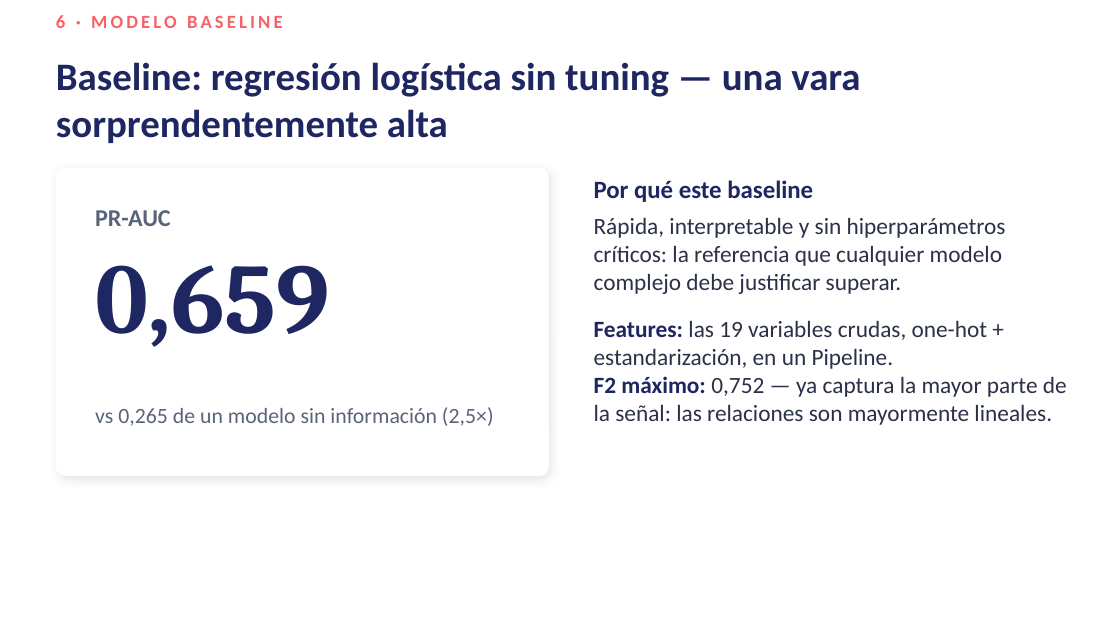
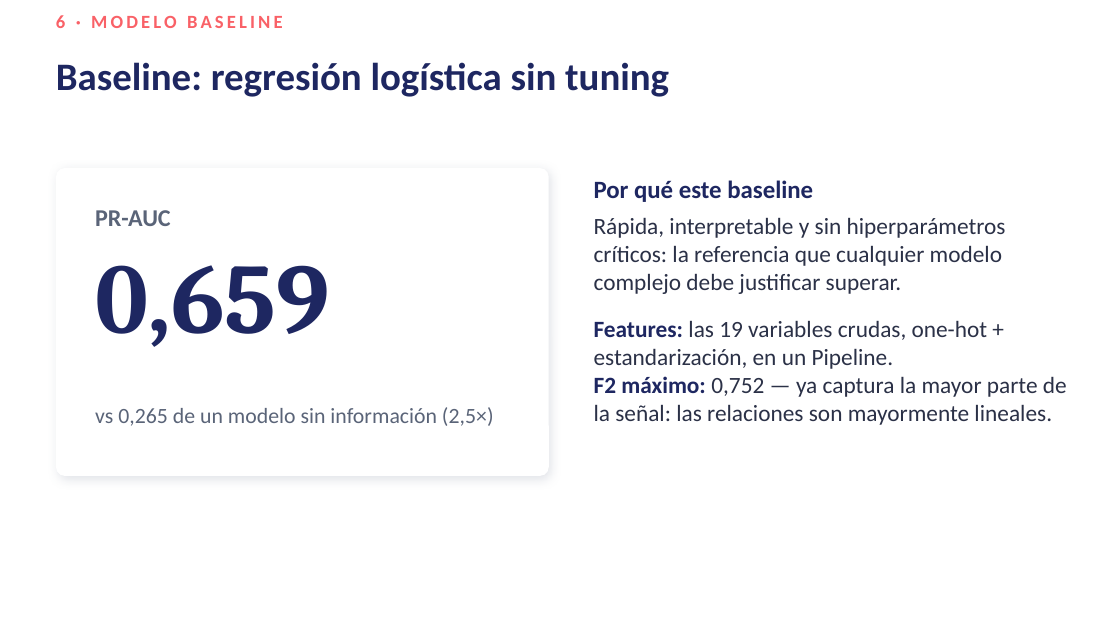
Before and after one commit to FelipeTamaki/Final-Predictivo-Churn, a slide deck: slide 9 of Presentacion_Final_Churn.pptx. Drawn at 1120x630 pixels with LibreOffice and Linux fonts; fonts in the diff are those of the drawing. Boxes give left, top, right and bottom in pixels: in the first picture for what was removed or moved away, otherwise in the second. Text is boxed around its words. In the diff, an @@ line names an element or a change of style, - is before the commit and + after.

```diff
--- a/Presentacion_Final_Churn.pptx
+++ b/Presentacion_Final_Churn.pptx
@@ text at [56, 62, 669, 97]: text changed @@
-Baseline: regresión logística sin tuning — una vara sorprendentemente alta
+Baseline: regresión logística sin tuning
```
Also in this commit, not shown: 8 other slides changed.
